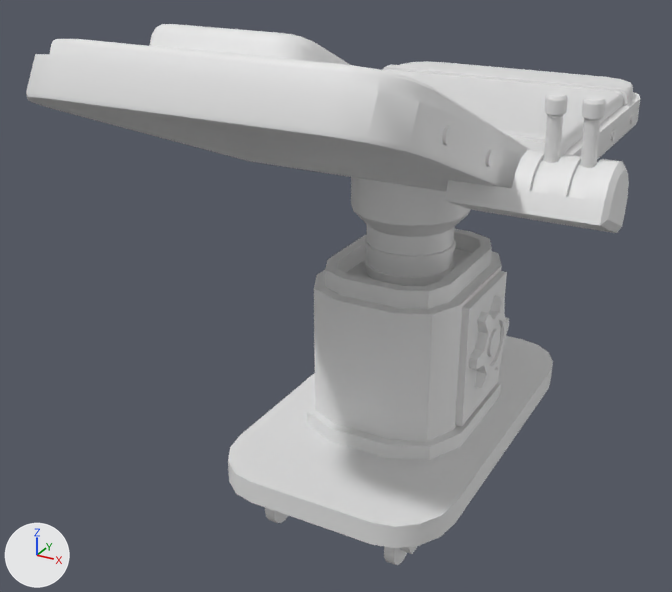
A saved change to the FBX model Assets/Models/S_Scene/F_Room/M_Table.fbx.
The view is the same before and after, from a 50 mm lens placed at (1.17, -2.57, 0.76), pointed at (-0.14, -0.2, -0.43). Arrows for +X, +Y and +Z are at lower left; the lights stay in place. Materials are left out; every surface is plain grey.
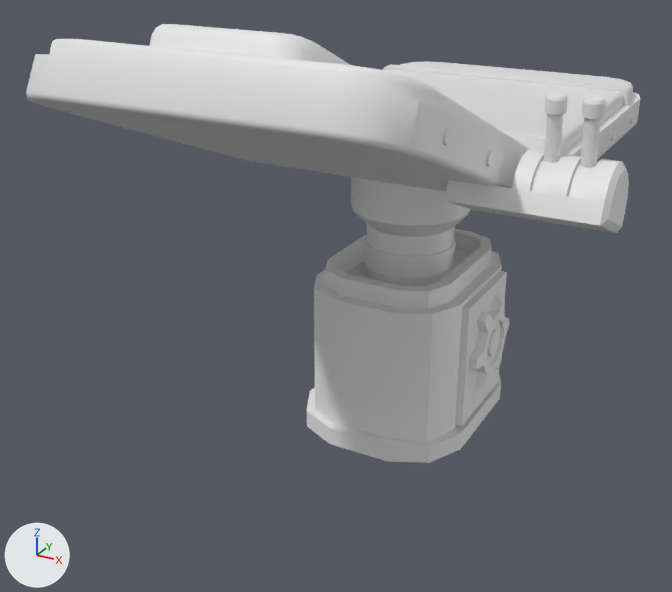
Where the newer file only moved an object's origin or applied its transform, the numbers keep the older frame.

Boxes [x1, y1, x2, y2] around the edits, measured in the pictures (672 x 592 px):
'Cube.003', no longer drawn: before [228, 336, 553, 548]
'Cylinder.001', deleted: before [265, 508, 407, 565]
'Cube.004', deleted: before [400, 546, 417, 554]
part 1 of me_cube_014, shading changed: [26, 39, 640, 192] in both

The change, as a list of edits to the scene's bpy script:
```text
Change me_cube_014:
    where me_cube_014.from_pydata(...)  # 162 vertices, 148 faces; spans x -0.5..0.5, y -1.17..1.05, z 0.26..0.76
    used by ob_cube; location = (0.0, 0.05, -0.31)
    me_cube_014 part 1: edges marked sharp go from 81 to 40
Change me_cube_018:
    used by ob_cube_003; location = (0.0, 0.05, -0.31)
    remove me_cube_018.from_pydata(...)  # 40 vertices, 22 faces; spans x -0.383..0.383, y -0.666..0.675, z -0.67..-0.593
    add me_cube_018.from_pydata(...)  # 0 vertices, 0 faces; spans empty
    me_cube_018 part 2: the whole mesh is rebuilt
Change ob_cube_003:
    ob_cube_003.location: (0.0, 0.05, -0.31) -> (0.0, 0.054, -0.941)
Remove ob_cube_004:
    ob_cube_004 = bpy.data.objects.new('Cube.004', me_cube_020)
    ob_cube_004.location = (0.0, 0.05, -0.31)
Remove ob_cylinder_001:
    ob_cylinder_001 = bpy.data.objects.new('Cylinder.001', me_cylinder_002)
    ob_cylinder_001.location = (0.0, 0.05, -0.31)
```
